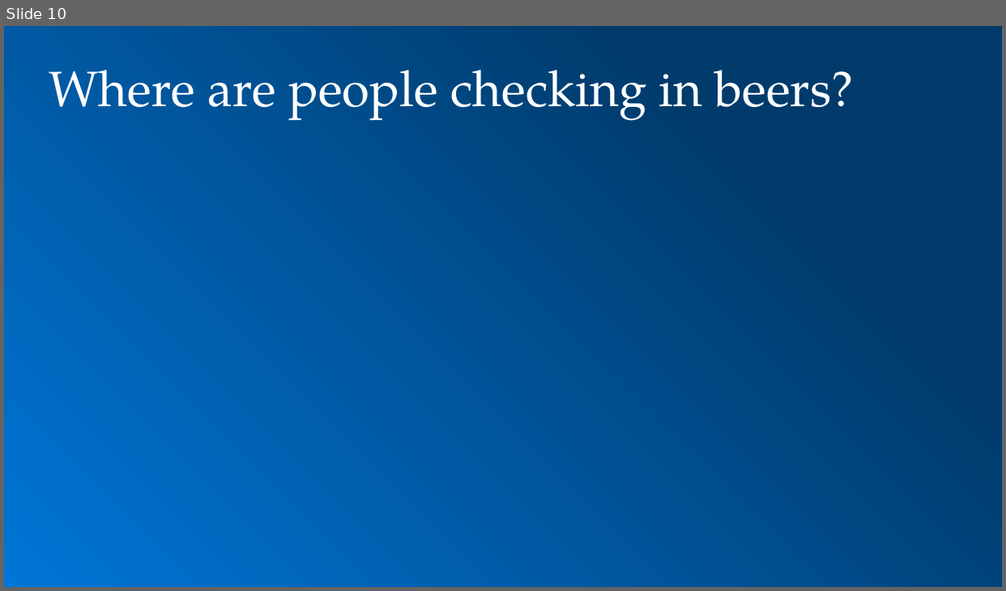
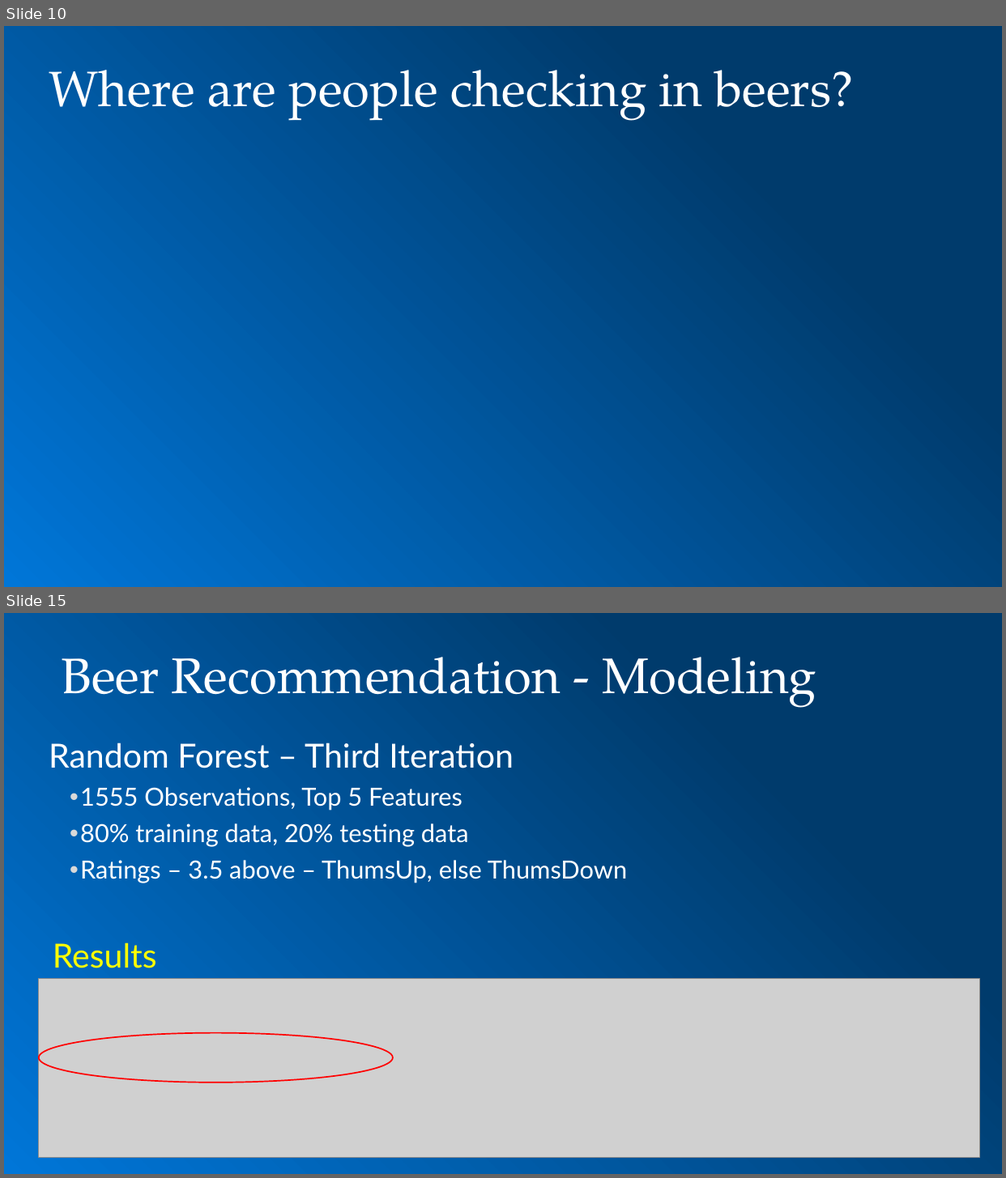
Before and after one commit to toadies/MSDS_CaseStudy2, a slide deck: presentation/MSDS 6306 Case Study 2.pptx. Shown one above the other, each under a label of ours: slide 10 before the commit, slides 10 and 15 after it; the slides between them are not shown. The pictures are 1006x591 and 1006x1178 pixels, drawn with LibreOffice and Linux fonts; fonts in the diff are those of the drawing; grey boxes stand for pictures; background and template pictures are left out. Boxes give left, top, right and bottom in pixels: in the first picture for what was removed or moved away, otherwise in the second. Text is boxed around its words. In the diff, an @@ line names an element or a change of style, - is before the commit and + after.

```diff
--- a/presentation/MSDS 6306 Case Study 2.pptx
+++ b/presentation/MSDS 6306 Case Study 2.pptx
@@ slide 15 added at [4,613,1002,1174], background gradient #003B6C to #0076D8 @@
@@ title added at [62,657,816,708], 36 pt, text #FFFFFF @@
+Beer Recommendation - Modeling
@@ text added at [49,743,627,969], 18 pt, text #FFFFFF @@
+Random Forest – Third Iteration
+  • 1555 Observations, Top 5 Features
+  • 80% training data, 20% testing data
+  • Ratings – 3.5 above – ThumsUp, else ThumsDown
+Results
@@ picture added at [39,978,980,1157] @@
@@ ellipse added at [39,1033,393,1083], outline #FF0000 1 pt @@
```
Also in this commit, not shown: 3 slides changed, 4 other slides added, 1 other file.
